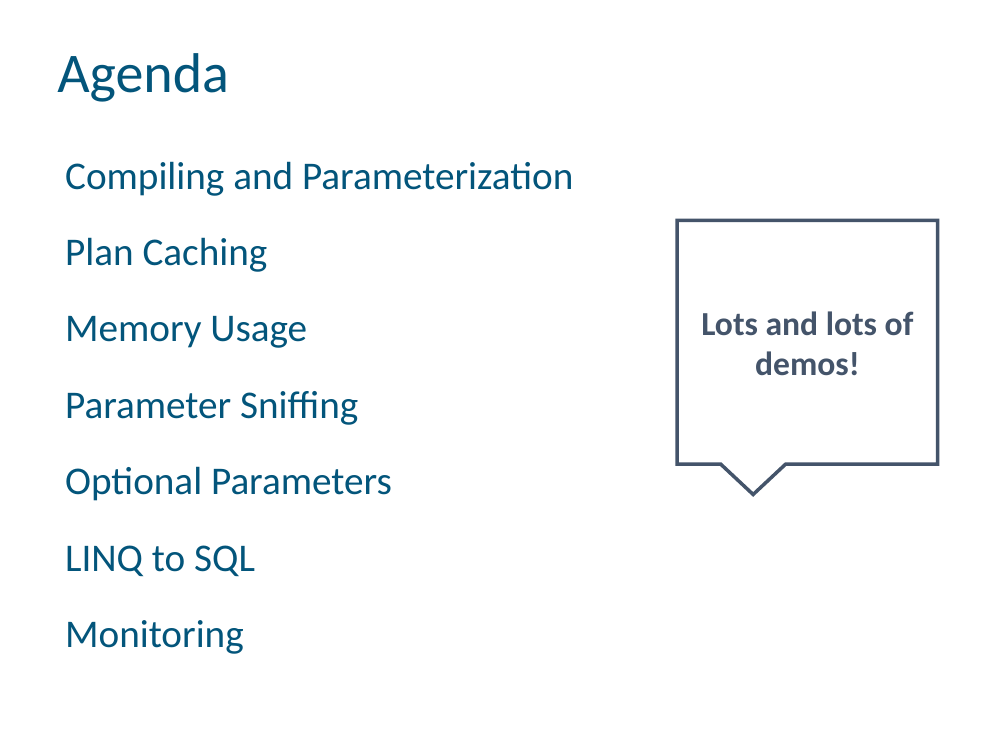
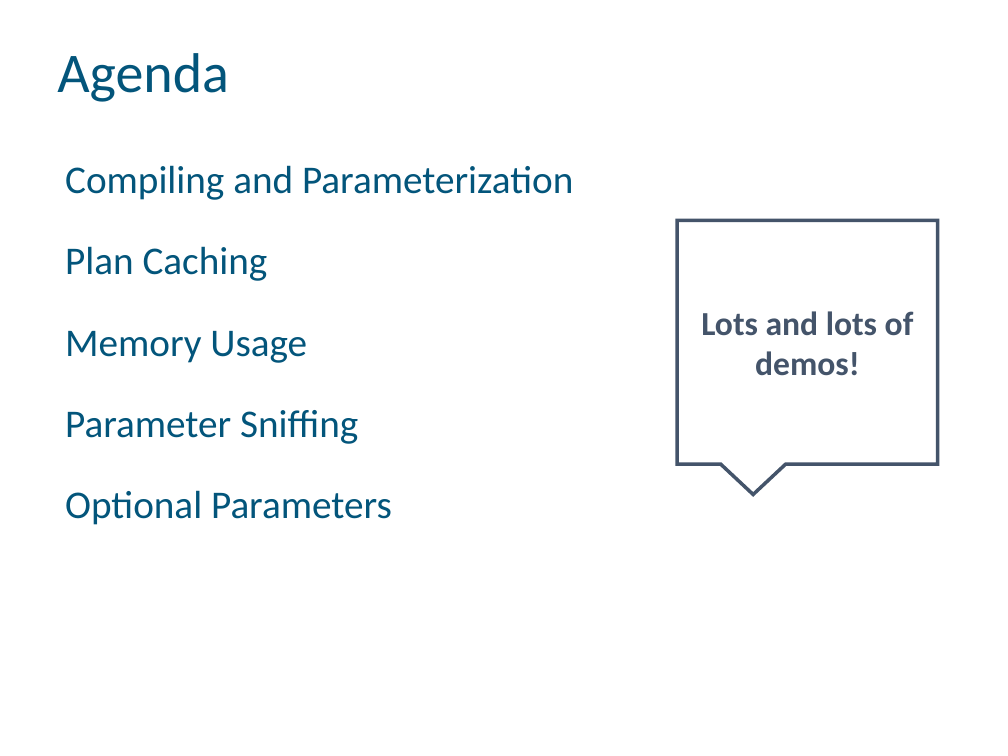
Before and after one commit to billgraziano/kcdc2018, a slide deck: slide 2 of ppt/2. Query Plans/Query Plan Usage - KCDC 2018.pptx. Drawn at 1008x756 pixels with LibreOffice and Linux fonts; fonts in the diff are those of the drawing. Boxes give left, top, right and bottom in pixels: in the first picture for what was removed or moved away, otherwise in the second. Text is boxed around its words. In the diff, an @@ line names an element or a change of style, - is before the commit and + after.

```diff
--- a/ppt/2. Query Plans/Query Plan Usage - KCDC 2018.pptx
+++ b/ppt/2. Query Plans/Query Plan Usage - KCDC 2018.pptx
@@ text "Compiling and Parameterization" at box(65, 165, 573, 525): line spacing 1.4 to 1.5 @@
@@ text at box(65, 545, 255, 654): paragraphs removed @@
-LINQ to SQL
-Monitoring
```
Also in this commit, not shown: 3 other slides changed, 7 other files.
